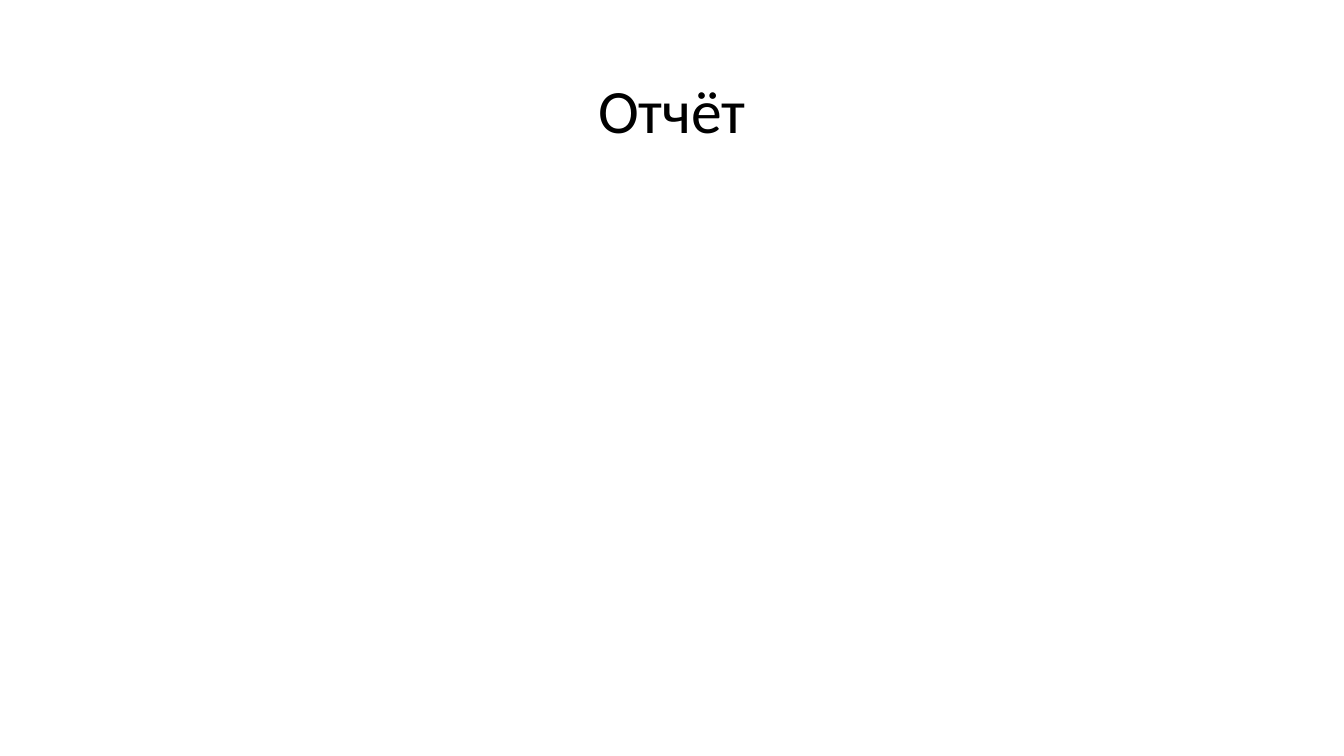
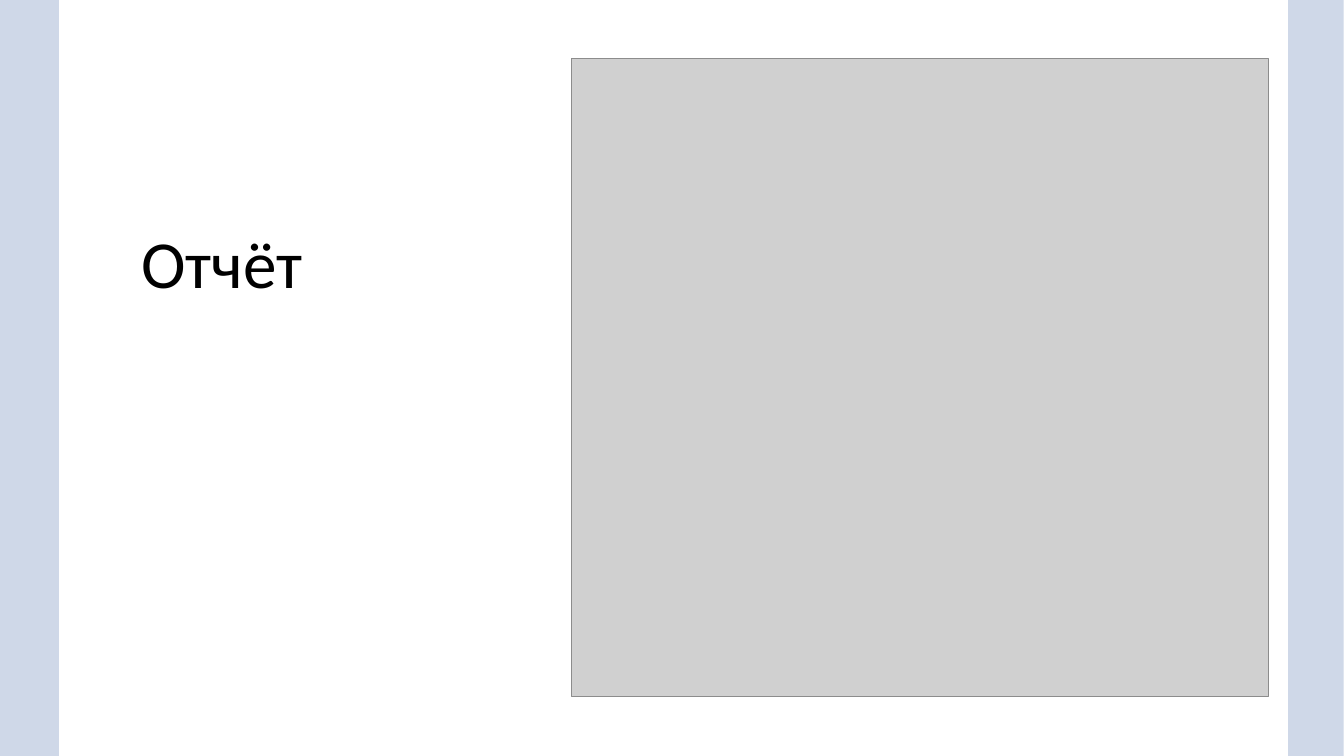
Before and after one commit to deserof/PSP, a slide deck: slide 13 of Course work/defense.pptx. Drawn at 1344x756 pixels with LibreOffice and Linux fonts; fonts in the diff are those of the drawing; grey boxes stand for pictures; background and template pictures are left out. Boxes give left, top, right and bottom in pixels: in the first picture for what was removed or moved away, otherwise in the second. Text is boxed around its words. In the diff, an @@ line names an element or a change of style, - is before the commit and + after.

```diff
--- a/Course work/defense.pptx
+++ b/Course work/defense.pptx
@@ rectangle added at box(0, 0, 1344, 756), fill #E7E6E6 at 50% opacity @@
@@ rectangle added at box(0, 0, 1344, 756), fill #4472C4 at 20% opacity @@
@@ rectangle added at box(59, 0, 1289, 756), fill #FFFFFF @@
@@ picture added at box(572, 58, 1268, 696) @@
@@ title "Отчёт": place and size @@
-title "Отчёт" at box(598, 92, 746, 134)
+title "Отчёт" at box(141, 243, 302, 289)
@@ title "Отчёт" at box(141, 243, 302, 289): size 44 to 48 pt; alignment centre to left; vertical alignment middle to bottom @@
```
Also in this commit, not shown: 11 other slides changed, 2 slides added, 2 slides removed.
